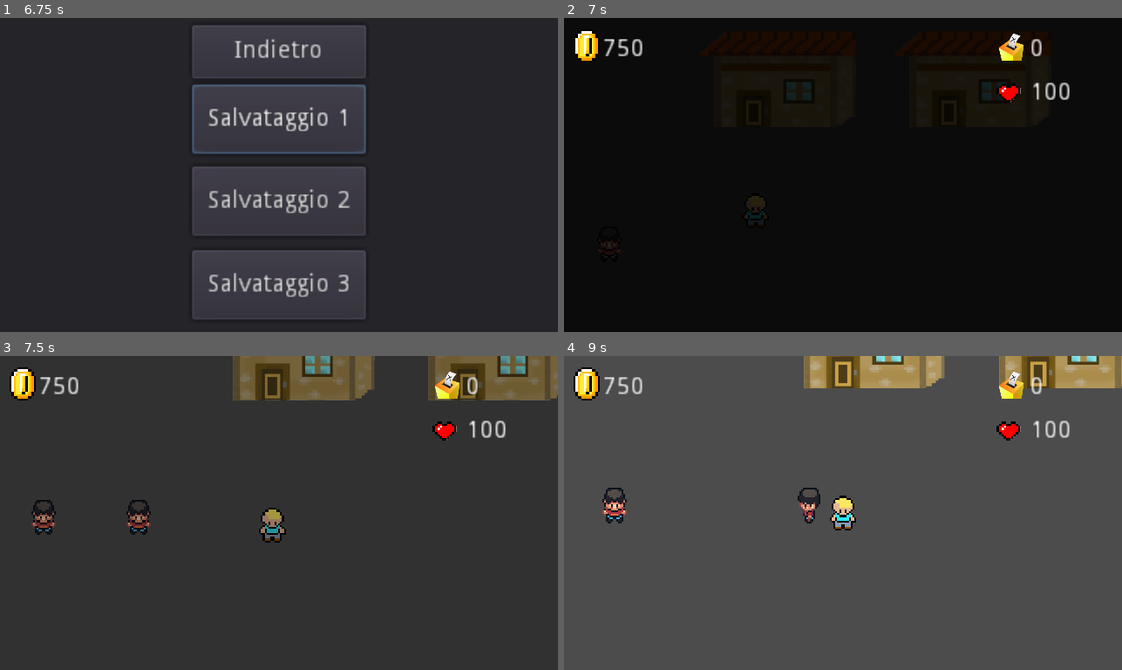
Above: before the commit, frames 1-4 (two rows, left to right).
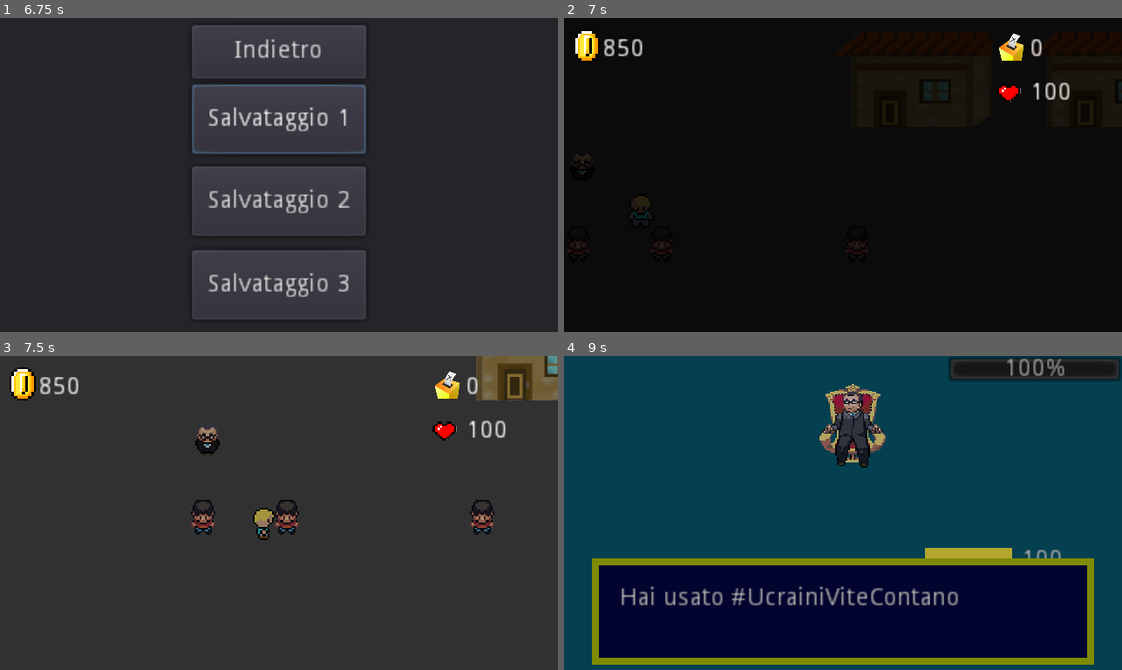
Above: after the commit, the same moments.

Repository: Fra866/ResPublica
Game: Godot game, scene res://Start.tscn
Two runs of this game, one before a commit and one after it. Both use one fixed random seed, a clock stepped at 60 frames per second and the inputs below.
Inputs:
- Up to frame 1 (6.75 s): click "Nuovo gioco" at 0.5 s; click "Salvataggio 1" at 1.25 s; click "No" at 2 s; click "Carica partita" at 2.75 s; click "Salvataggio 2" at 3.5 s; click "Salvataggio 3" at 4.25 s; click "Indietro" at 5 s; tap Enter (ui_accept) at 5.75, 6.02, 6.05, 6.32, 6.6 s; hold Right (ui_right) 5.78-6.53 s; tap End (ui_end) at 5.85 s; hold Down (ui_down) from 6.53 s (still down)
- Up to frame 2 (7 s): keep holding Down (ui_down); tap Enter (ui_accept) at 6.77 s; tap End (ui_end) at 6.8 s
- Up to frame 3 (7.5 s): tap Enter (ui_accept) at 7.07 s; release Down (ui_down) at 7.28 s; hold Right (ui_right) from 7.28 s (still down); tap End (ui_end) at 7.35 s
- Up to frame 4 (9 s): tap Enter (ui_accept) at 7.55, 8.27, 8.57, 8.85 s; release Right (ui_right) at 8.03 s; hold Up (ui_up) 8.03-8.78 s; tap End (ui_end) at 8.1 s; hold Left (ui_left) from 8.78 s (still down)

Frame 1 is identical in both runs. In frame 2, 0.4% of the frame differs, in the area x 0-69%, y 6-75%; in frame 3, 7.9%; in frame 4, 100%, in the area x 0-100%, y 0-100%.
Error in both runs: Invalid set index 'save_file' (on base: 'Nil') with value of type 'Resource (saved.gd)'. (res://Start.gd:71)

Commit message:
Fixed 'Delated Object' problem in DialougeBox, minor BattleScene fix

Diff:
--- a/BattleBox.tscn
+++ b/BattleBox.tscn
@@ -18,6 +18,9 @@
 margin_right = 181.0
 margin_bottom = 154.0
 custom_styles/panel = SubResource( 1 )
+__meta__ = {
+"_edit_use_anchors_": false
+}
 
 [node name="Walls" type="StaticBody2D" parent="."]
 
--- a/CutsceneActivator.gd
+++ b/CutsceneActivator.gd
@@ -20,7 +20,7 @@
 
 
 func start_cutscene_dialouge(npc):
-	dialouge_box.display_dialouge(npc)
+	dialouge_box.display_dialouge(npc.id)
 
 	for _j in range(len(npc.dialouge_list) + 1):
 		yield(get_tree().create_timer(1.5), "timeout")
@@ -56,7 +56,7 @@
 	var machiavelli = currentscene.get_child(0).get_child(3)
 	player.animstate.travel("Idle")
 
-	machiavelli.animplayer.play('RunRight')
+#	machiavelli.animplayer.play('RunRight')
 	machiavelli.input_direction = Vector2(1, 0)
 	yield(get_tree().create_timer(1.07), "timeout")
 	machiavelli.input_direction = Vector2(0, 0)
--- a/NPC/NPC.gd
+++ b/NPC/NPC.gd
@@ -12,11 +12,12 @@
 
 onready var raycast = $RayCast2D
 
+export(int) var id
 export(Array, String) var dialouge_list
 export(Array, int) var attack_ids
 export(Array) var influence_area = [[],[]]
 export(bool) var is_seller
-export(bool) var battle_won
+export(bool) var start_battle
 
 export(String) var battle_sprite_path
 export(String) var description = ""
@@ -53,7 +54,6 @@
 export(int) var vf
 export(int) var f
 
-
 func _ready():
 	setting_up_sprite()
 	# animplayer.play("IdleRight")
@@ -69,8 +69,8 @@
 
 func interaction(player):
 	animtree.set("parameters/blend_position", (player.position - position) / 16)
-	print(self)
-	dialouge_box.display_dialouge(self)
+	print("Interaction: ", self)
+	dialouge_box.display_dialouge(id)
 
 
 func _physics_process(delta):
--- a/NPC/NPC.tscn
+++ b/NPC/NPC.tscn
@@ -1,6 +1,6 @@
 [gd_scene load_steps=16 format=2]
 
-[ext_resource path="res://UI/andreotti ow.png" type="Texture" id=1]
+[ext_resource path="res://Assets/Player/Male_Spritesheet.png" type="Texture" id=1]
 [ext_resource path="res://NPC/NPC.gd" type="Script" id=2]
 
 [sub_resource type="RectangleShape2D" id=1]
@@ -148,6 +148,8 @@
 script = ExtResource( 2 )
 dialouge_list = [ "Sono tutti distratti", "Reclamiamo la Corsica adesso" ]
 votes = 10
+hf = 3
+vf = 4
 
 [node name="Sprite" type="Sprite" parent="."]
 scale = Vector2( 1, 1.06667 )
--- a/Player/Player.gd
+++ b/Player/Player.gd
@@ -1,5 +1,4 @@
 extends KinematicBody2D
-
 
 export(float) var walk_speed = 4.0
 
@@ -139,6 +138,7 @@
 
 
 func collided_with_npc(npc):
+	print(npc.name)
 	npc.interaction(self)
 
 
--- a/Saved/save01.tres
+++ b/Saved/save01.tres
@@ -1,30 +1,29 @@
-[gd_resource type="Resource" load_steps=11 format=2]
+[gd_resource type="Resource" load_steps=9 format=2]
 
 [ext_resource path="res://saved.gd" type="Script" id=1]
 [ext_resource path="res://Parties/party.gd" type="Script" id=2]
 [ext_resource path="res://Scenes/Level1.tscn" type="PackedScene" id=3]
-[ext_resource path="res://Items/Slogans/humani.tres" type="Resource" id=4]
 [ext_resource path="res://Items/Slogans/black_lives.tres" type="Resource" id=5]
-[ext_resource path="res://Items/Slogans/cose_buone.tres" type="Resource" id=6]
+[ext_resource path="res://Items/Slogans/riforma.tres" type="Resource" id=6]
 [ext_resource path="res://Items/Slogans/stalin.tres" type="Resource" id=7]
-[ext_resource path="res://Items/Slogans/impero.tres" type="Resource" id=8]
 [ext_resource path="res://Items/Objects/Key Objects/mail.tres" type="Resource" id=9]
 
 [sub_resource type="Resource" id=1]
 script = ExtResource( 2 )
 party_name = ""
-votes = 0
-political_pos = Vector2( 0, 0 )
+votes = 200
+political_pos = Vector2( 2.5, 3 )
 
 [resource]
 script = ExtResource( 1 )
-name = "No"
-slogans = [ ExtResource( 5 ), ExtResource( 7 ), ExtResource( 8 ), ExtResource( 4 ), ExtResource( 6 ) ]
+name = "Marco"
+slogans = [ ExtResource( 5 ), ExtResource( 6 ), ExtResource( 7 ) ]
 objects = [ ExtResource( 9 ) ]
-voters = [  ]
-ended_cutscenes = [ 1, 1 ]
+voters = [ Object(Sprite,"_import_path":NodePath(""),"pause_mode":0,"process_priority":0,"visible":true,"modulate":Color( 1, 1, 1, 1 ),"self_modulate":Color( 1, 1, 1, 1 ),"show_behind_parent":false,"light_mask":1,"material":null,"use_parent_material":false,"position":Vector2( 5, 18 ),"rotation":0.0,"scale":Vector2( 0.528301, 0.516129 ),"z_index":0,"z_as_relative":true,"texture":Resource( "res://UI/andreotti/battle.png" ),"normal_map":null,"centered":false,"offset":Vector2( 0, 0 ),"flip_h":false,"flip_v":false,"hframes":1,"vframes":1,"frame":0,"region_enabled":false,"region_rect":Rect2( 0, 0, 0, 0 ),"region_filter_clip":false,"script":Resource( "res://Scenes/EnemySprite.gd" ),"npc_name":"Machiavelli","npc_desc":"Politico della prima repubblica, esponente di Democrazia Cristiana. Non guardarlo negli occhi","sex":"","political_pos":Vector2( 5, 6 ),"lvl":1,"votes":200,"max_hp":40,"popularity":10.0,"mafia_points":-30.0,"mafia_target":0.0)
+ ]
+ended_cutscenes = [ 1, 1, 0, 0, 2 ]
 current_scene = ExtResource( 3 )
 player_party = SubResource( 1 )
-player_pos = Vector2( 80, 48 )
-money = 750
-votes = 0
+player_pos = Vector2( -64, 48 )
+money = 850
+votes = 200
--- /dev/null
+++ b/Scenes/BarScene.gd
@@ -0,0 +1,15 @@
+extends Node2D
+
+onready var list_npc = [
+	$YSort/BarMan
+]
+
+
+# Called when the node enters the scene tree for the first time.
+func _ready():
+	pass # Replace with function body.
+
+
+# Called every frame. 'delta' is the elapsed time since the previous frame.
+#func _process(delta):
+#	pass
--- a/Scenes/BarScene.tscn
+++ b/Scenes/BarScene.tscn
@@ -1,9 +1,10 @@
-[gd_scene load_steps=8 format=2]
+[gd_scene load_steps=9 format=2]
 
 [ext_resource path="res://Assets/floor.png" type="Texture" id=1]
 [ext_resource path="res://Assets/wall.png" type="Texture" id=2]
 [ext_resource path="res://CutsceneActivator.tscn" type="PackedScene" id=3]
 [ext_resource path="res://Player/Player.tscn" type="PackedScene" id=4]
+[ext_resource path="res://Scenes/BarScene.gd" type="Script" id=5]
 [ext_resource path="res://Scenes/Door.tscn" type="PackedScene" id=6]
 [ext_resource path="res://NPC/NPC.tscn" type="PackedScene" id=7]
 
@@ -38,6 +39,7 @@
 1/z_index = 0
 
 [node name="BarScene" type="Node2D"]
+script = ExtResource( 5 )
 
 [node name="HouseUI" type="TileMap" parent="."]
 tile_set = SubResource( 1 )
@@ -63,8 +65,6 @@
 position = Vector2( 176, 176 )
 dialouge_list = [ "Io sono Virgilio" ]
 sprite_path = "res://UI/andreotti ow.png"
-hf = 3
-vf = 4
 f = 1
 
 [node name="Walls" type="StaticBody2D" parent="YSort"]
--- a/Scenes/BattleScene.gd
+++ b/Scenes/BattleScene.gd
@@ -189,6 +189,7 @@
 
 		if Input.is_action_just_pressed("ui_end"):
 			battle_ui = BATTLE_UI.MENU
+			margincontainer.visible = false
 			id = 0
 			slogButton.grab_focus()
 
@@ -231,6 +232,7 @@
 
 
 func set_npc(current_npc):
+	print(current_npc)
 	enemy_sprite.init(current_npc, true)
 	enemy_sprite.npc_name = current_npc.name
 #	enemy_sprite.npc_desc = current_npc.description
@@ -354,7 +356,7 @@
 		battle_ui = BATTLE_UI.MENU
 
 
-func battle_ends(victory):
+func battle_ends(_victory):
 	ui.hp.text = str(pBar.value)
 	action_log.text = "Battaglia finita."
 	margincontainer.visible = true
@@ -366,8 +368,7 @@
 	yield(timer, "timeout")
 
 	ui.visibility(true)
-	if victory:
-		pass
+
 	end(next_scene)
 
 
--- a/Scenes/BattleScene.tscn
+++ b/Scenes/BattleScene.tscn
@@ -26,6 +26,9 @@
 margin_right = 320.0
 margin_bottom = 192.0
 color = Color( 0.027451, 0.360784, 0.45098, 1 )
+__meta__ = {
+"_edit_use_anchors_": false
+}
 
 [node name="EnemySprite" parent="." instance=ExtResource( 1 )]
 position = Vector2( 144, 16 )
--- a/Scenes/EnemySprite.gd
+++ b/Scenes/EnemySprite.gd
@@ -10,31 +10,30 @@
 export(int) var lvl
 export(int) var votes
 export(int) var max_hp
-export(float, -100, 100, 10) var popularity #Extra votes at the elections when appointing the voter as a candidate
+export(float, -100, 100, 10) var popularity # Extra votes at the elections when appointing the voter as a candidate
 export(float, -100, 100, 10) var mafia_points # How capturing the enemy will influence the Mafiometer
 export(float, 0, 100, 10) var mafia_target
 
 
-func _ready():
-	pass
+func init(enemy, battle:= false):
+	if enemy:
+		print(enemy)
+		if battle:
+			npc_name = enemy.name
+			npc_desc = enemy.description
+			texture = load(enemy.battle_sprite_path)
+		else:
+			npc_name = enemy.npc_name
+		sex = enemy.sex
+		political_pos = enemy.political_pos
+		lvl = enemy.lvl
+		votes = enemy.votes
+		max_hp = enemy.max_hp
+		popularity = enemy.popularity
+		mafia_points = enemy.mafia_points
+		mafia_target = enemy.mafia_target
 
-
-func init(enemy, battle:= false):
-	print(enemy)
-	if battle:
-		npc_name = enemy.name
-		npc_desc = enemy.description
-		texture = load(enemy.battle_sprite_path)
-	else:
-		npc_name = enemy.npc_name
-	sex = enemy.sex
-	political_pos = enemy.political_pos
-	lvl = enemy.lvl
-	votes = enemy.votes
-	max_hp = enemy.max_hp
-	popularity = enemy.popularity
-	mafia_points = enemy.mafia_points
-	mafia_target = enemy.mafia_target
+		enemy = null
 
 
 func set_mafia_target(val: int):
--- a/Scenes/InitialCutscene.gd
+++ b/Scenes/InitialCutscene.gd
@@ -71,7 +71,7 @@
 
 func _process(_delta):
 	if Input.is_action_just_pressed("ui_accept"):
-		if state == STATE_CUTSCENE.ASKING_NAME:
+		if state == STATE_CUTSCENE.ASKING_NAME and len(input_name_edit.text) >= 3:
 			name_label.text = input_name_edit.text
 			scene_manager.save_file.name = name_label.text
 			input_name_edit.visible = false
@@ -87,5 +87,5 @@
 
 
 func start_game():
-	scene_manager.start_transition(scene_manager.first_scene_path, Vector2(80, 16))
+	scene_manager.start_transition(scene_manager.first_scene_path, Vector2(144, 176))
 	ui.visibility(true)
--- a/Scenes/InsideHouse.gd
+++ b/Scenes/InsideHouse.gd
@@ -1,7 +1,11 @@
 extends Node2D
 
+onready var list_npc = [
+	$YSort/Seller,
+	$YSort/Virgilio
+]
 
-onready var virgilio = $YSort/Virgilio
+onready var virgilio = list_npc[1]
 onready var cutscene_activator = $CutsceneActivator
 onready var scenemanager = get_node(NodePath('/root/SceneManager'))
 
--- a/Scenes/InsideHouse.tscn
+++ b/Scenes/InsideHouse.tscn
@@ -68,16 +68,14 @@
 dialouge_list = [ "Benvenuto", "Cosa io potere fare per te?" ]
 is_seller = true
 sprite_path = "res://Assets/Player/Male_Spritesheet.png"
-hf = 3
 vf = 3
 f = 2
 
 [node name="Virgilio" parent="YSort" instance=ExtResource( 5 )]
 position = Vector2( 144, 80 )
+id = 1
 dialouge_list = [ "Io sono Virgilio" ]
 sprite_path = "res://UI/andreotti ow.png"
-hf = 3
-vf = 4
 f = 1
 
 [node name="VirgilioMail" parent="YSort/Virgilio" instance=ExtResource( 7 )]
--- a/Scenes/Level1.gd
+++ b/Scenes/Level1.gd
@@ -1,7 +1,14 @@
 extends Node2D
 
+onready var list_npc = [
+	$YSort/Andreotti,
+	$YSort/Sempronio,
+	$YSort/DummyCommie,
+	$YSort/Machiavelli
+]
 
-onready var machiavelli = $YSort/Machiavelli
+onready var machiavelli = list_npc[3]
+
 onready var cutscene_activator = $YSort/CutsceneActivator
 onready var scenemanager = get_node(NodePath('/root/SceneManager'))
 onready var menu = get_node(NodePath('/root/SceneManager/Menu'))
--- a/Scenes/Level1.tscn
+++ b/Scenes/Level1.tscn
@@ -25,12 +25,11 @@
 mafia_points = 20.0
 mafia_target = 10.0
 sprite_path = "res://UI/andreotti ow.png"
-hf = 3
-vf = 4
 f = 7
 
 [node name="Sempronio" parent="YSort" instance=ExtResource( 2 )]
 position = Vector2( -96, 80 )
+id = 1
 dialouge_list = [ "Questo sprite va buttato" ]
 attack_ids = [ 1 ]
 battle_sprite_path = "res://UI/andreotti/battle.png"
@@ -39,12 +38,11 @@
 max_hp = 30
 popularity = -20.0
 sprite_path = "res://Assets/Player/Male_Spritesheet.png"
-hf = 3
-vf = 3
 f = 2
 
 [node name="DummyCommie" parent="YSort" instance=ExtResource( 2 )]
 position = Vector2( -48, 80 )
+id = 2
 dialouge_list = [ "Rivoluzione Now!" ]
 attack_ids = [ 1, 0 ]
 battle_sprite_path = "res://UI/andreotti/battle.png"
@@ -52,13 +50,13 @@
 lvl = 1
 max_hp = 60
 popularity = -20.0
+mafia_points = 30.0
 sprite_path = "res://Assets/Player/Male_Spritesheet.png"
-hf = 3
-vf = 3
 f = 2
 
 [node name="Machiavelli" parent="YSort" instance=ExtResource( 2 )]
 position = Vector2( 0, 80 )
+id = 3
 dialouge_list = [ "Crea un partito", "Ma mi raccomando", "Senza fare mionnome." ]
 battle_sprite_path = "res://UI/machiavelli.png"
 description = "Un politico molto pragmatico."
@@ -69,8 +67,6 @@
 popularity = 10.0
 mafia_points = -30.0
 sprite_path = "res://Assets/Player/Male_Spritesheet.png"
-hf = 3
-vf = 3
 f = 2
 
 [node name="Player" parent="YSort" instance=ExtResource( 1 )]
--- a/Scenes/Menu.gd
+++ b/Scenes/Menu.gd
@@ -326,17 +326,9 @@
 
 func new_voter(voter):
 	if not voter in voter_list:
-
 		var new_voter_instance = load("res://Scenes/EnemySprite.tscn").instance()
 		new_voter_instance.init(voter)
-#		new_voter_instance.texture = voter.texture
-#		new_voter_instance.npc_name = voter.npc_name
-#		new_voter_instance.npc_desc = voter.npc_desc
-#		new_voter_instance.lvl = voter.lvl
-#		new_voter_instance.political_pos = voter.political_pos
-#		new_voter_instance.votes = voter.votes
-#		new_voter_instance.popularity = voter.popularity
-#		new_voter_instance.mafia_points = voter.mafia_points
+		print(new_voter_instance)
 		voter_list.append(new_voter_instance)
 		new_voter_instance.position = Vector2(32 * (n_of_voters % 4) + 5, 40 * (n_of_voters / 4) + 18)
 		n_of_voters += 1
--- a/Scenes/PoliticalCompass.tscn
+++ b/Scenes/PoliticalCompass.tscn
@@ -45,3 +45,4 @@
 modulate = Color( 0.101961, 0.129412, 0.901961, 1 )
 scale = Vector2( 0.6, 0.6 )
 shape = SubResource( 1 )
+disabled = true
--- a/Scenes/SceneManager.gd
+++ b/Scenes/SceneManager.gd
@@ -22,7 +22,7 @@
 # signal config
 
 var scene
-var first_scene_path = "res://Scenes/Level1.tscn"
+var first_scene_path = "res://Scenes/InsideHouse.tscn"
 
 
 func _ready():
@@ -47,6 +47,7 @@
 	ended_cutscenes.append(id)
 
 
+# warning-ignore:shadowed_variable
 func start_transition(scene: String, player_pos):
 	loading_count += 1
 	next_scene = scene
--- a/UI/DialougeBox.gd
+++ b/UI/DialougeBox.gd
@@ -31,6 +31,7 @@
 signal send_npc(npc)
 signal npc_attacks(attack_ids_list)
 signal next_scene(scene, p_pos)
+
 #signal next_player_pos(player_pos)
 
 
@@ -41,17 +42,21 @@
 #func activate_dialouge():
 #	return true
 
+var npc_global_id: int
 
-func display_dialouge(npc):
-	current_npc = npc
 
-	print(current_npc)
-	npc_name = npc.name
+func display_dialouge(npc_id):
+	npc_global_id = npc_id
+	print("SceneManager: ", scenemanager.get_child(0).get_child(0))
+	current_npc = scenemanager.get_child(0).get_child(0).list_npc[npc_id]
+	print("Display Dial: ", current_npc)
+	npc_name = current_npc.name
 
-	d_list = npc.dialouge_list
-	att_ids_list = npc.attack_ids
-	open_shop = npc.is_seller
-	has_won_battle = npc.battle_won
+	d_list = current_npc.dialouge_list
+	att_ids_list = current_npc.attack_ids
+	open_shop = current_npc.is_seller
+
+	has_won_battle = current_npc.start_battle
 
 #	print(menu.voter_list)
 
@@ -97,23 +102,21 @@
 						$MarginContainer.visible = false
 						emit_signal("priority_to_player")
 					else:
+						print(has_won_battle)
 						if !has_won_battle:
 							var b: bool
 							for sprite in menu.voter_list:
 								if npc_name == sprite.npc_name:
 									b = true
-#							if not npc_name in scenemanager.list_npc:
-#								scenemanager.list_npc.append(npc_name)
 							if !b and menu.party:
+								current_npc = scenemanager.get_child(0).get_child(0).list_npc[npc_global_id]
+								print("CURRENT_NPC DisplayBox process: ", current_npc)
 								scenemanager.start_transition(battle_scene_path, Vector2(0,0))
 								emit_signal("send_npc", current_npc)
 								emit_signal("npc_attacks", att_ids_list)
 								emit_signal("next_scene", current_scene.name, player.position)
-
 							else:
 								emit_signal("priority_to_player")
-#						else:
-#							pass
 				else:
 					emit_signal("priority_to_player")
 
